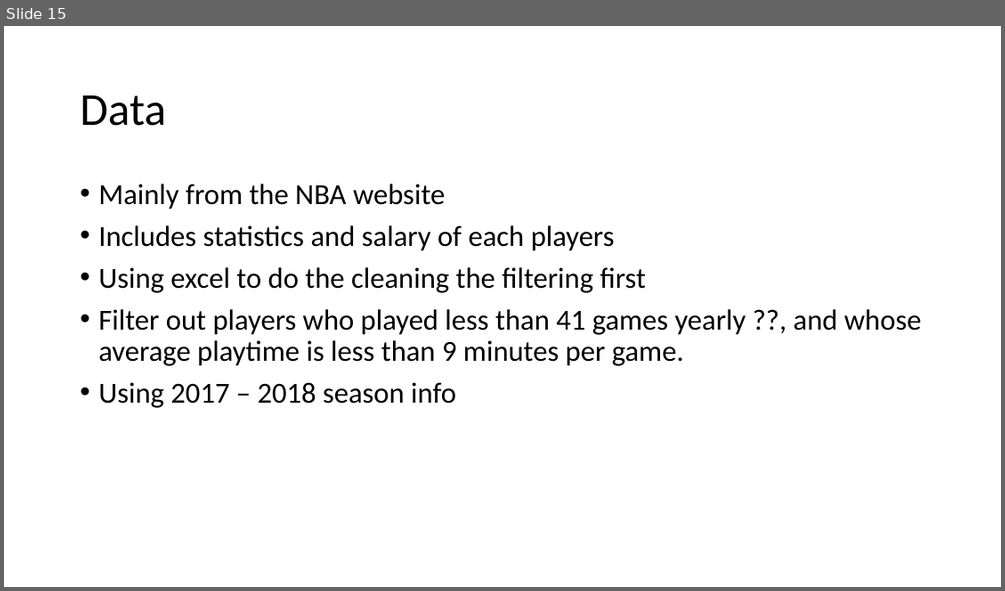
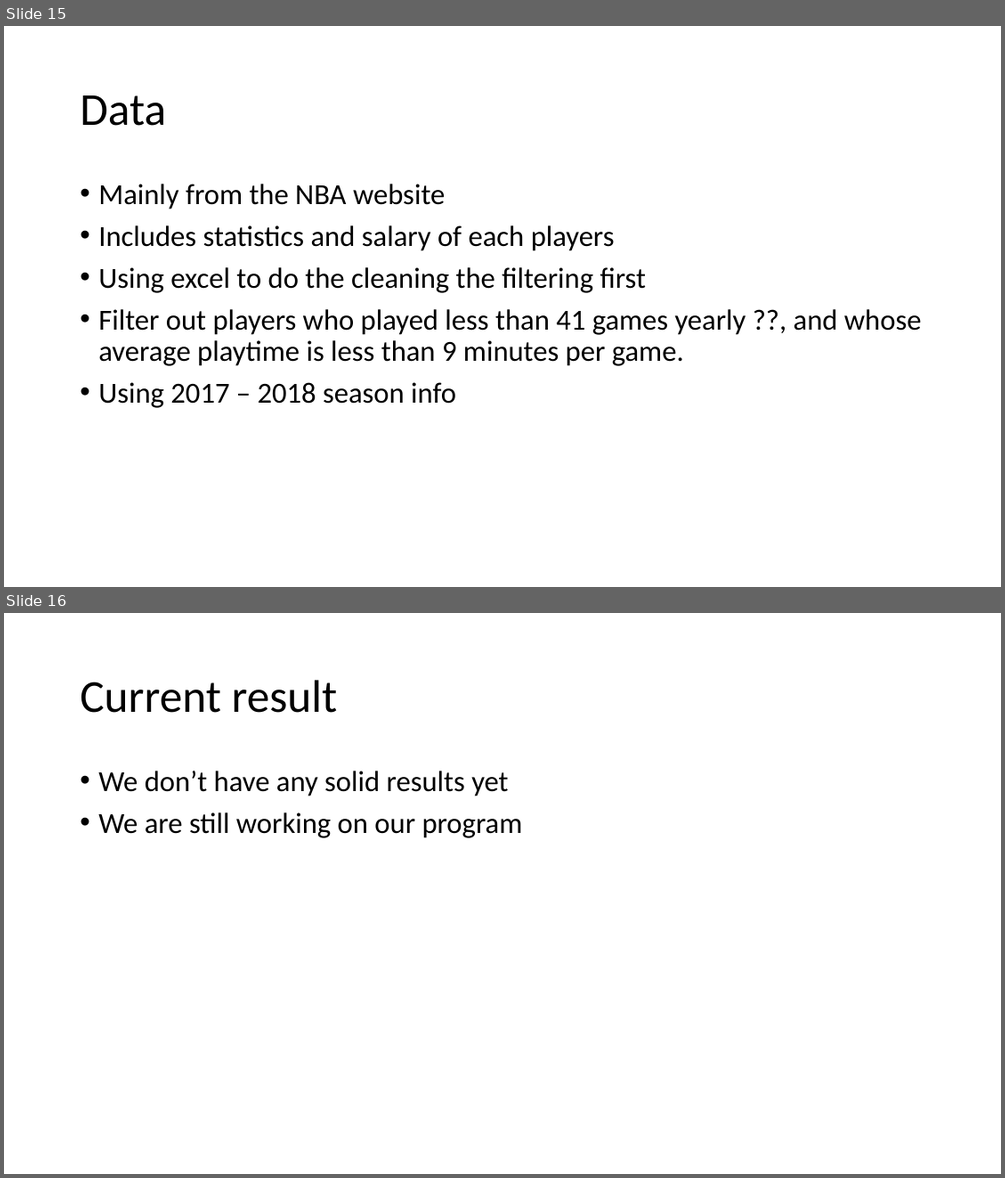
Before and after one commit to Math441Iguess/Math441NBAStuff, a slide deck: Creating a Championship Winning NBA Team.pptx. Shown one above the other, each under a label of ours: slide 15 before the commit, slides 15 and 16 after it. The pictures are 1005x591 and 1005x1178 pixels, drawn with LibreOffice and Linux fonts; fonts in the diff are those of the drawing. Boxes give left, top, right and bottom in pixels: in the first picture for what was removed or moved away, otherwise in the second. Text is boxed around its words. In the diff, an @@ line names an element or a change of style, - is before the commit and + after.

```diff
--- a/Creating a Championship Winning NBA Team.pptx
+++ b/Creating a Championship Winning NBA Team.pptx
@@ slide 16 added at (4,613,1001,1174), background #FFFFFF @@
@@ title added at (80,680,338,713), 44 pt, text #000000 @@
+Current result
@@ text added at (98,771,523,838), 28 pt, text #000000 @@
+• We don’t have any solid results yet
+• We are still working on our program
```
Also in this commit, not shown: 5 slides changed.
